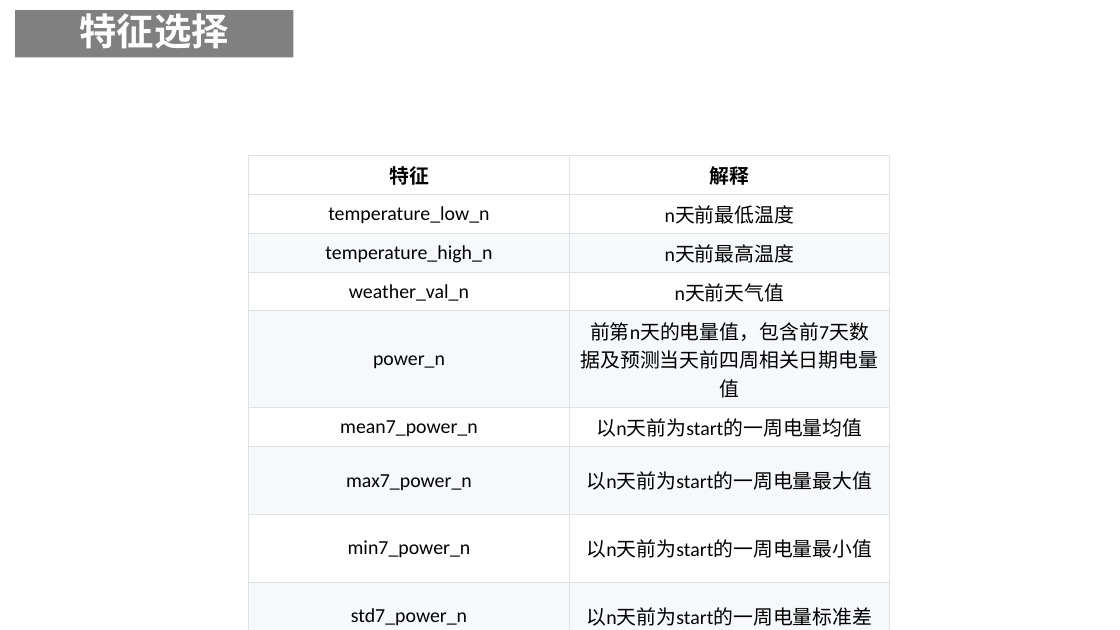
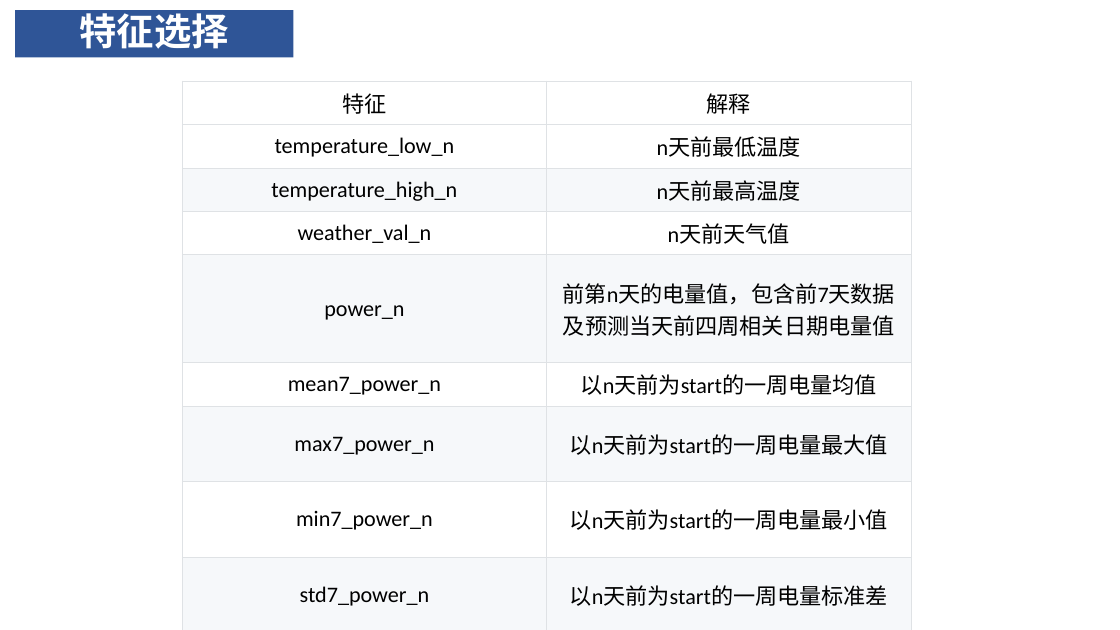
Before and after one commit to lvniqi/tianchi_power, a slide deck: slide 21 of presentation.pptx. Drawn at 1120x630 pixels with LibreOffice and Linux fonts; fonts in the diff are those of the drawing; background and template pictures are left out. Boxes give left, top, right and bottom in pixels: in the first picture for what was removed or moved away, otherwise in the second. Text is boxed around its words. In the diff, an @@ line names an element or a change of style, - is before the commit and + after.

```diff
--- a/presentation.pptx
+++ b/presentation.pptx
@@ rectangle "特征选择" at [15,10,293,57]: fill #808080 to #2F5597 @@
@@ table at [182,81,912,610] @@
@@ size 17 to 19 pt @@
@@ bold off in "特征", "解释" @@
@@ table: place and size @@
-table at [249,155,891,630]
+table at [182,81,912,610]
```
Also in this commit, not shown: 27 other slides changed.
